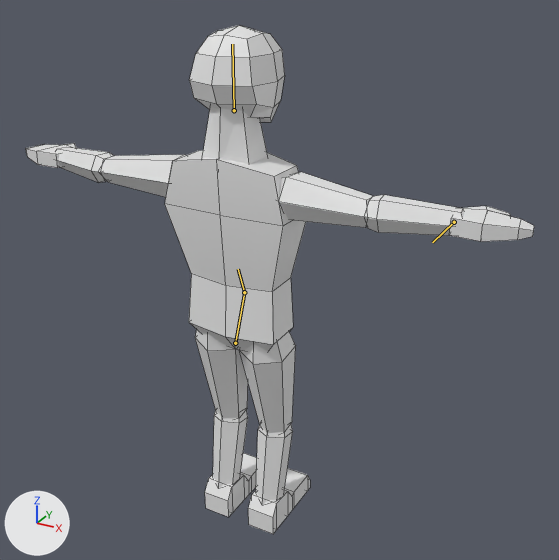
Two versions of the Blender file Assets/Models/Character.blend, one commit apart.
The view is the same before and after, from a camera (50 mm lens) standing at (6.99, -11.13, 11.21) and looking at (0.32, 0.99, 5.15). Arrows for +X, +Y and +Z are at lower left; the lights stay in place. The bones that change are drawn over the model as lines. Mesh edges are drawn as thin lines.

Names of what the first picture shows: 'Abdomen', 'HeadMesh', 'Left Bicep', 'Left Calf', 'Left Forearm', 'Left Hand', 'Left Thigh', 'NeckMesh', 'Right Bicep', 'Right Calf', 'Right Forearm', 'Right Hand', 'Right Thigh', 'Torso'.
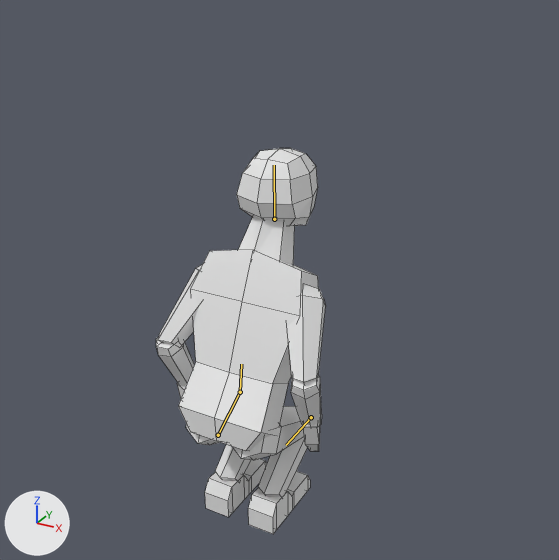
The newer file adds an action. The first version stands in its rest pose; the second is drawn at frame 23 of the action 'Crouching'.

The edits, one by one:
Bone 'Hip' (bone_hip) moves from (0.0, 0.0, 0.0) to (-0.01, -1.8, 0.01).
Bone 'Hip' (bone_hip) turns from (0, 0, 0) to (-37, 0, 0) degrees about its own x, y and z.
Bone 'Spine' (bone_spine) turns from (0, 0, 0) to (9, 0, 0) degrees about its own x, y and z.
Bone 'Head' (bone_head) turns from (0, 0, 0) to (28, 0, 0) degrees about its own x, y and z.
Bone 'Arm IK L' (bone_arm_ik_l) moves from (0.0, 0.0, 0.0) to (-2.5, -0.29, -4.5).
Bone 'Arm IK R' (bone_arm_ik_r) moves from (0.0, 0.0, 0.0) to (2.5, -0.29, -4.5).

Changed parts and their boxes [x1, y1, x2, y2] in the pictures (559 x 560 px):
'Torso', posed (10% narrower): before [165, 150, 306, 292]; after [192, 250, 319, 384]
'Abdomen', posed: before [189, 273, 293, 351]; after [178, 362, 288, 451]
'HeadMesh', posed (15% narrower, 19% shorter): before [189, 25, 285, 122]; after [237, 148, 318, 226]
'Right Bicep', posed: before [278, 172, 373, 228]; after [287, 284, 325, 384]
'Right Thigh', posed: before [239, 332, 296, 433]; after [232, 406, 304, 460]
'NeckMesh', posed (13% narrower, 15% shorter): before [202, 107, 268, 165]; after [238, 216, 295, 265]
'Right Forearm', posed: before [364, 195, 465, 236]; after [291, 375, 322, 426]
'Left Bicep', posed: before [101, 154, 186, 197]; after [158, 264, 203, 345]
'Left Thigh', posed: before [195, 330, 248, 419]; after [186, 425, 220, 445]
'Right Calf', posed: before [256, 424, 293, 505]; after [258, 437, 308, 496]
'Right Hand', posed: before [450, 206, 534, 242]; after [303, 423, 320, 451]
'Left Forearm', posed: before [56, 147, 114, 183]; after [156, 337, 194, 387]
'Left Calf', posed: before [213, 410, 248, 489]; after [215, 444, 251, 480]
'Left Hand', posed: before [26, 143, 76, 168]; after [177, 383, 186, 398]
bone 'Hip', root to tip: before (235, 343) to (244, 292); after (218, 435) to (240, 392)
bone 'Spine', root to tip: before (244, 292) to (238, 269); after (240, 392) to (241, 364)
bone 'Head', root to tip: before (234, 110) to (232, 44); after (274, 219) to (274, 165)
bone 'Arm IK R', root to tip: before (454, 222) to (432, 242); after (311, 417) to (286, 445)
